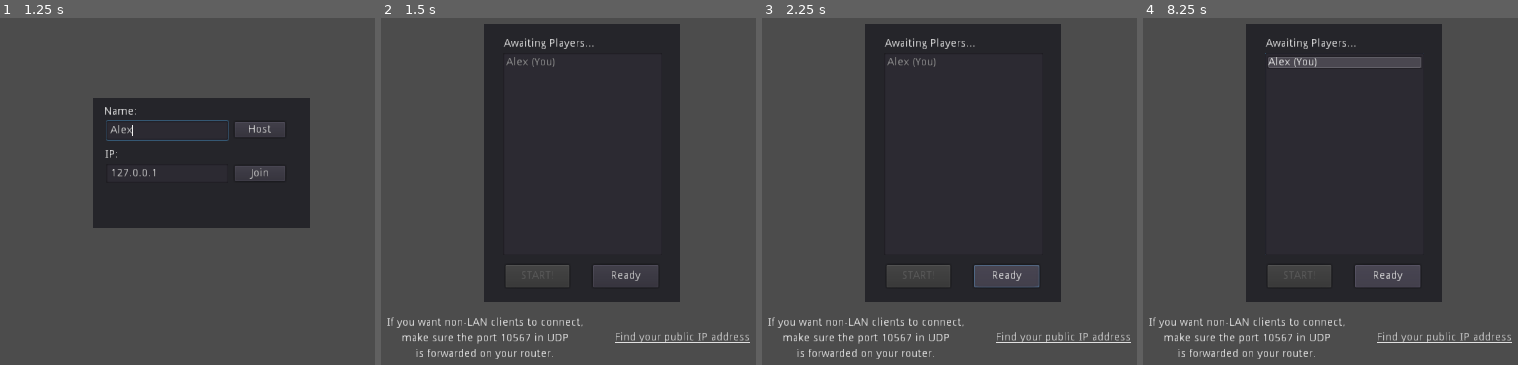
Above: before the commit, frames 1-4 (left to right).
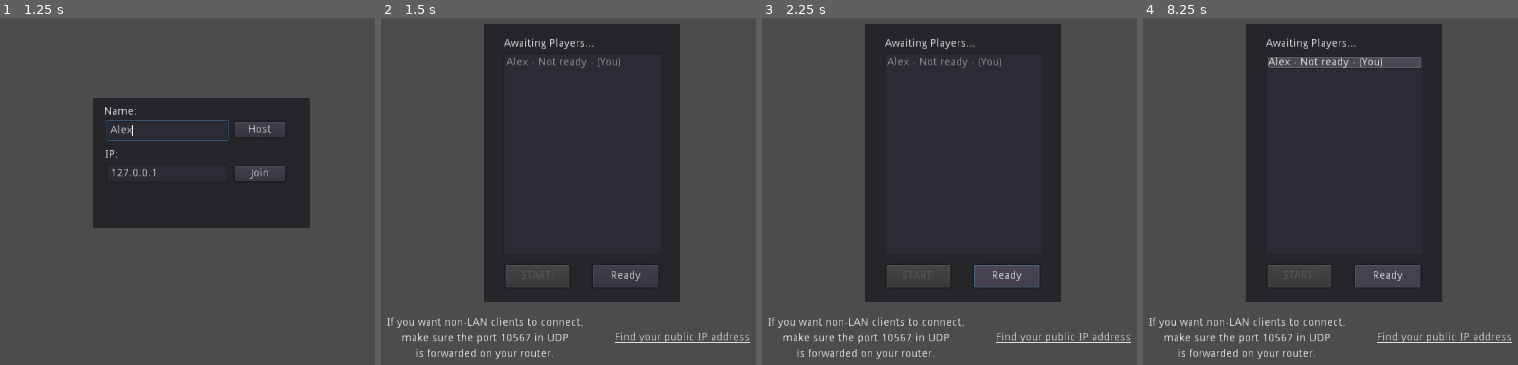
Above: after the commit, the same moments.

Repository: guillaumeVilar/multiplayer-bomber-godot
Game: Godot game, scene res://scenes/lobby.tscn
The game is run twice, just before and just after one commit, with the same random seed, the same clock (stepped at 60 frames per second) and the same inputs.
Inputs (mouse positions are in pixels of both pictures, inside the frame that each line leads up to):
- Up to frame 1 (1.25 s): click (168, 129) at 0.52 s; type "Alex" at 0.6 s
- Up to frame 2 (1.5 s): click "Host" at 1.25 s
- Up to frame 3 (2.25 s): click "Ready" at 2 s
- Up to frame 4 (8.25 s): click "Ready" at 2.75 s; tap Enter at 3.5, 5, 6.5 s; hold Right (move_right) 3.53-4.28 s; hold Space (set_bomb) 3.53-4.28 s; hold Down (move_down) 4.28-5.03 s; tap Space (set_bomb) at 4.35, 5.85, 7.35 s; hold Right (move_right) 5.03-5.78 s; hold Space (set_bomb) 5.03-5.78 s; hold Up (move_up) 5.78-6.53 s; hold Space (set_bomb) 6.53-7.28 s; hold Left (move_left) 6.53-8.03 s; hold Down (move_down) from 8.03 s (still down); hold Space (set_bomb) from 8.03 s (still down)

Frame 1 is identical in both runs. In frame 2, 0.2% of the frame differs, in the area x 40-64%, y 11-15%; in frame 3, 0.2%; in frame 4, 0.2%.

Commit message:
[PLAYER]: Modify local player to be a dict

Diff:
--- a/scripts/gamestate.gd
+++ b/scripts/gamestate.gd
@@ -19,7 +19,7 @@
 var peer = null
 
 # Name for my player.
-var player_name = "The Warrior"
+var local_player = {"name": "The Warrior", "ready": false}
 
 # Names for remote players in {id:{name: <name>, ready: <true/false>}} format.
 var players = {}
@@ -37,13 +37,14 @@
 # Callback from SceneTree.
 func _player_connected(id):
 	# Registration of a client beings here, tell the connected player that we are here.
-	rpc_id(id, "register_player", player_name)
+	rpc_id(id, "register_player", local_player["name"])
 
 
 # Callback from SceneTree.
 func _player_disconnected(id):
 	if has_node("/root/World"): # Game is in progress.
 		if get_tree().is_network_server():
+			# TODO: To fix to support new format.
 			emit_signal("game_error", "Player " + players[id] + " disconnected")
 			end_game()
 	else: # Game is not in progress.
@@ -74,7 +75,7 @@
 remote func register_player(new_player_name):
 	var id = get_tree().get_rpc_sender_id()
 	print(id)
-	players[id] = {"name": new_player_name}
+	players[id] = {"name": new_player_name, "ready": false}
 	emit_signal("player_list_changed")
 
 
@@ -102,7 +103,7 @@
 
 		if p_id == get_tree().get_network_unique_id():
 			# If node for this peer id, set name.
-			player.set_player_name(player_name)
+			player.set_player_name(local_player["name"])
 		else:
 			# Otherwise set name from peer.
 			player.set_player_name(players[p_id]["name"])
@@ -110,7 +111,7 @@
 		world.get_node("Players").add_child(player)
 
 	# Set up score.
-	world.get_node("Score").add_player(get_tree().get_network_unique_id(), player_name)
+	world.get_node("Score").add_player(get_tree().get_network_unique_id(), local_player["name"])
 	for pn in players:
 		world.get_node("Score").add_player(pn, players[pn]["name"])
 
@@ -138,14 +139,14 @@
 
 
 func host_game(new_player_name):
-	player_name = new_player_name
+	local_player["name"] = new_player_name
 	peer = NetworkedMultiplayerENet.new()
 	peer.create_server(DEFAULT_PORT, MAX_PEERS)
 	get_tree().set_network_peer(peer)
 
 
 func join_game(ip, new_player_name):
-	player_name = new_player_name
+	local_player["name"] = new_player_name
 	peer = NetworkedMultiplayerENet.new()
 	peer.create_client(ip, DEFAULT_PORT)
 	get_tree().set_network_peer(peer)
@@ -155,8 +156,8 @@
 	return players.values()
 
 
-func get_player_name():
-	return player_name
+func get_local_player():
+	return local_player
 
 
 func begin_game():
--- a/scripts/lobby.gd
+++ b/scripts/lobby.gd
@@ -75,12 +75,20 @@
 
 
 func refresh_lobby():
+	# Clear current list
+	$Players/List.clear()
+
+	# Display local player on top
+	var local_player = gamestate.get_local_player()
+	var ready_status_string = "Ready" if local_player["ready"] else "Not ready"
+	$Players/List.add_item(local_player["name"] + " - " + ready_status_string + " - (You)")
+
+	# Get all player list from gamestate object
 	var players = gamestate.get_player_list()
 	players.sort()
-	$Players/List.clear()
-	$Players/List.add_item(gamestate.get_player_name() + " (You)")
 	for p in players:
-		$Players/List.add_item(p["name"])
+		ready_status_string = "Ready" if p["ready"] else "Not ready"
+		$Players/List.add_item(p["name"] + " - " + ready_status_string)
 
 	$Players/Start.disabled = not get_tree().is_network_server()
 
